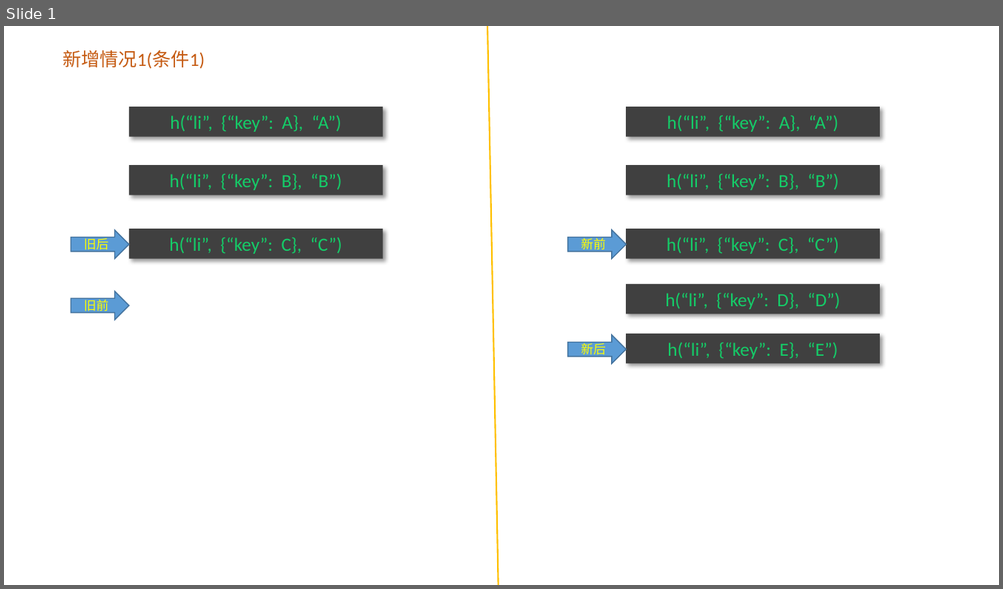
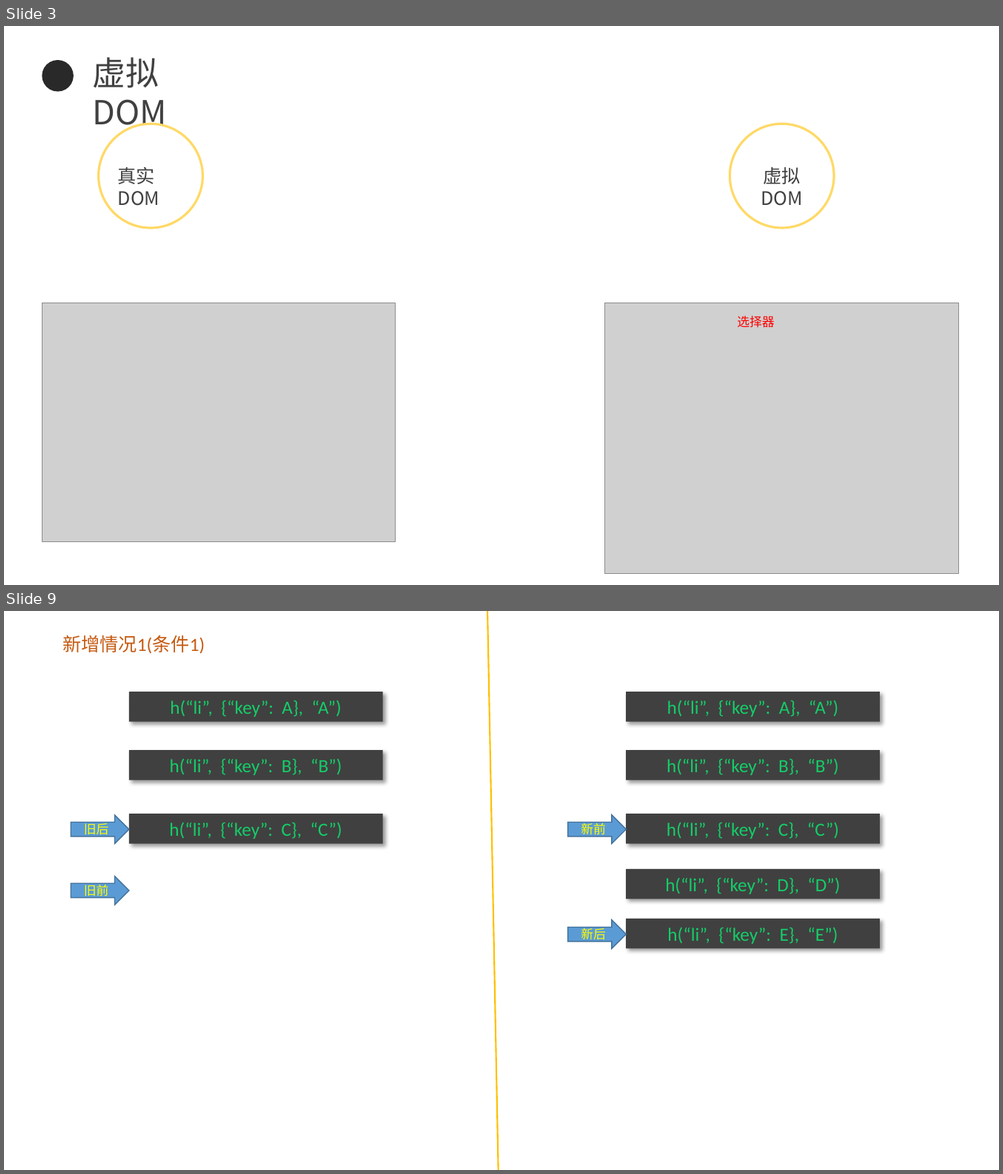
Before and after one commit to Liklei/Vue-park, a slide deck: VUE核心/vue核心代码解析/patch/diff.pptx. Shown one above the other, each under a label of ours: slide 1 before the commit, slides 3 and 9 after it; the slides between them are not shown. The pictures are 1003x589 and 1003x1174 pixels, drawn with LibreOffice and Linux fonts; fonts in the diff are those of the drawing; grey boxes stand for pictures. Boxes give left, top, right and bottom in pixels: in the first picture for what was removed or moved away, otherwise in the second. Text is boxed around its words. In the diff, an @@ line names an element or a change of style, - is before the commit and + after.

```diff
--- a/VUE核心/vue核心代码解析/patch/diff.pptx
+++ b/VUE核心/vue核心代码解析/patch/diff.pptx
@@ slide 3 added at [4, 26, 999, 585], background #FFFFFF @@
@@ ellipse added at [42, 60, 74, 92], fill #292929 @@
@@ text added at [92, 57, 166, 133], 32 pt, text #404040 @@
+虚拟DOM
@@ ellipse added at [99, 124, 203, 228], outline #FFD966 2.25 pt @@
@@ ellipse added at [730, 124, 834, 228], outline #FFD966 2.25 pt @@
@@ text added at [118, 167, 159, 206], 18 pt, text #404040 @@
+真实DOM
@@ text added at [760, 167, 802, 206], 18 pt, text #404040 @@
+虚拟DOM
@@ picture added at [42, 304, 395, 543] @@
@@ picture added at [605, 304, 959, 574] @@
@@ text added at [737, 316, 774, 328], 12 pt, text #FF0000 @@
+选择器
@@ what was slide 1 is now slide 9 @@
```
Also in this commit, not shown: 7 other slides added, 4 other files.
